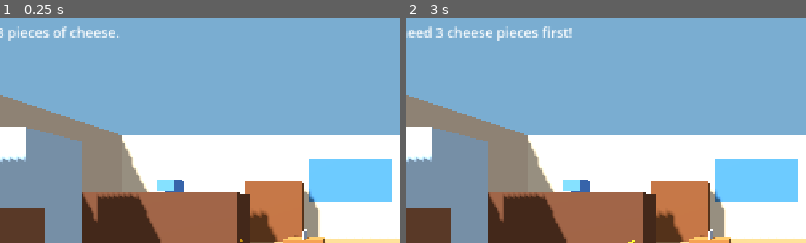
Above: before the commit, frames 1-2 (left to right).
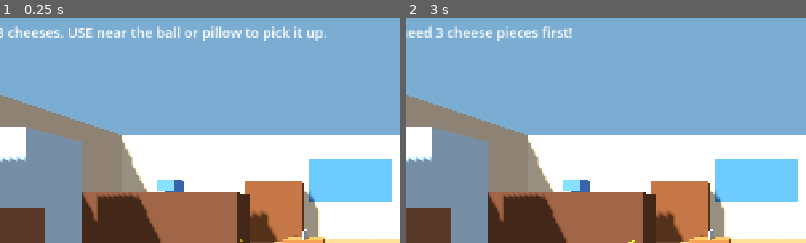
Above: after the commit, the same moments.

Repository: kourosh139672-ui/Pix
Game: Godot game, scene res://Scenes/Main.tscn
Two runs of this game, one before a commit and one after it. Both use one fixed random seed, a clock stepped at 60 frames per second and the inputs below.
Inputs:
- Up to frame 1 (0.25 s): no input
- Up to frame 2 (3 s): click "RESTART" at 0.5 s; click "RESTART" at 1.25 s; click "RESTART" at 2 s; click "USE" at 2.75 s
The pictures show only the part of the screen within x 6-56%, y 7-57%; the shares and areas given below are measured in that part.

The runs differ from the first frame. In frame 1, 1.9% of the frame differs, in the area x 2-82%, y 3-11%; in frame 2, nothing differs.

Commit message:
Polish throwable prop collisions and gameplay hints

Diff:
--- a/TomJerryGodot/Scripts/game.gd
+++ b/TomJerryGodot/Scripts/game.gd
@@ -455,9 +455,9 @@
 		elif game_over:
 			mission_label.text = "TOM CAUGHT JERRY! Tap RESTART."
 		elif cheese_count < 3:
-			mission_label.text = "Find 3 pieces of cheese."
+			mission_label.text = "Find 3 cheeses. USE near the ball or pillow to pick it up."
 		elif not trap_baited:
-			mission_label.text = "Go to the mousetrap and tap USE."
+			mission_label.text = "Bait the mousetrap with USE. Throw a soft item to distract Tom!"
 		else:
 			mission_label.text = "Trap baited! Lead Tom to the trap."
 
@@ -525,6 +525,8 @@
 	projectile.name = "Thrown" + held_item_name.replace(" ", "")
 	projectile.mass = 0.45
 	projectile.continuous_cd = true
+	projectile.contact_monitor = true
+	projectile.max_contacts_reported = 4
 	var mesh_instance := MeshInstance3D.new()
 	if held_item_name == "Squeaky Ball":
 		var sphere := SphereMesh.new()
@@ -545,6 +547,7 @@
 	collision.shape = shape
 	projectile.add_child(collision)
 	add_child(projectile)
+	projectile.add_collision_exception_with(player)
 	projectile.global_position = camera.global_position + (-camera.global_basis.z * 0.9)
 	projectile.linear_velocity = (-camera.global_basis.z * 10.0) + Vector3.UP * 2.0
 	projectile.body_entered.connect(_on_thrown_item_body_entered.bind(projectile))
